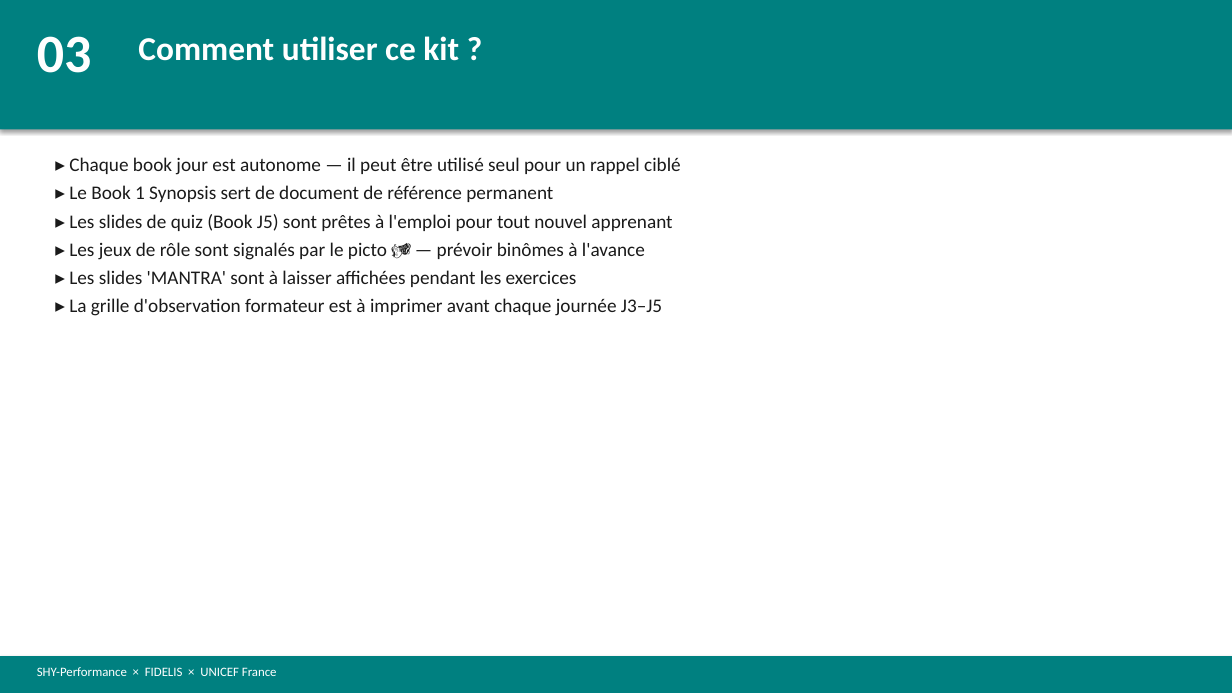
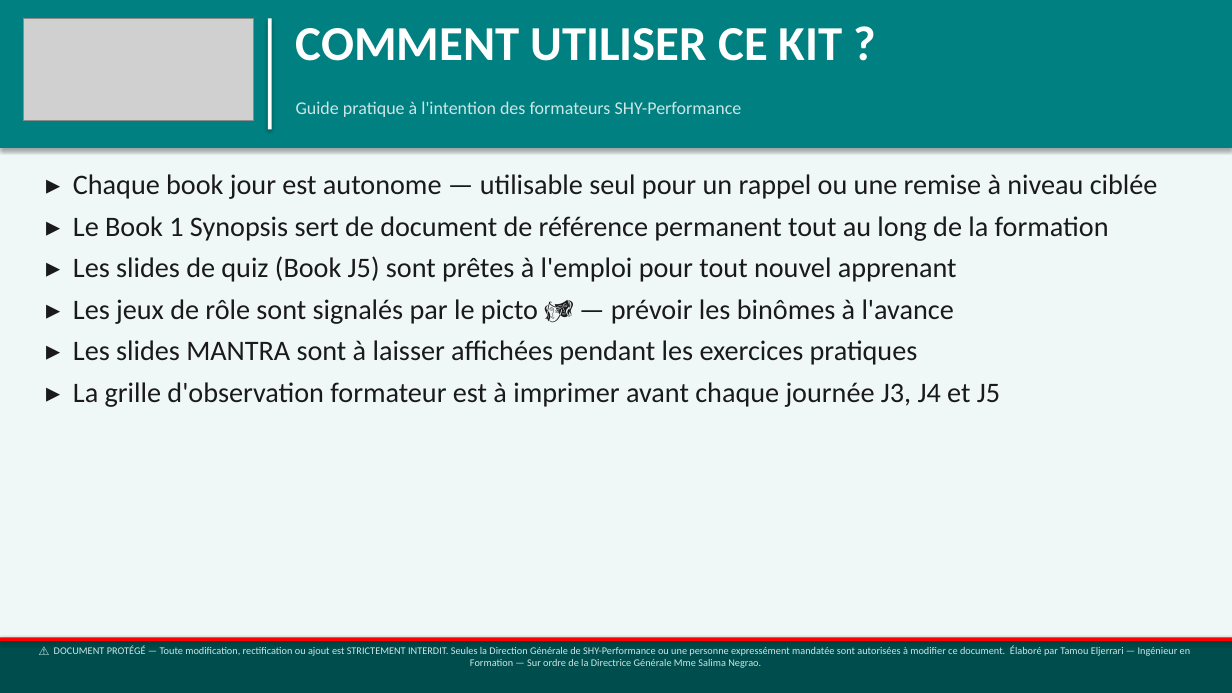
Before and after one commit to madsenfatou-code/fatou, a slide deck: slide 4 of FIM_Book0_FileConducteur.pptx. Drawn at 1232x693 pixels with LibreOffice and Linux fonts; fonts in the diff are those of the drawing; grey boxes stand for pictures. Boxes give left, top, right and bottom in pixels: in the first picture for what was removed or moved away, otherwise in the second. Text is boxed around its words. In the diff, an @@ line names an element or a change of style, - is before the commit and + after.

```diff
--- a/FIM_Book0_FileConducteur.pptx
+++ b/FIM_Book0_FileConducteur.pptx
@@ rectangle: place and size @@
-rectangle at (0, 0, 1232, 129)
+rectangle at (0, 0, 1232, 148)
@@ rectangle added at (0, 0, 1232, 693), fill #F0F7F7 @@
@@ picture added at (23, 18, 253, 120) @@
@@ rectangle added at (268, 18, 272, 129), fill #FFFFFF @@
@@ text at (296, 28, 843, 61): text changed; size 26 to 38 pt @@
-Comment utiliser ce kit ?
+COMMENT UTILISER CE KIT ?
@@ text removed at (37, 36, 92, 73) @@
-03
@@ text at (296, 101, 742, 117): text changed; size 10 to 14 pt; text colour #FFFFFF to #CCE5E5 @@
-SHY-Performance × FIDELIS × UNICEF France
+Guide pratique à l'intention des formateurs SHY-Performance
@@ text "▸ Chaque book jour est ...": place and size @@
-text "▸ Chaque book jour est ..." at (69, 157, 681, 316)
+text "▸ Chaque book jour est ..." at (73, 174, 1158, 407)
@@ text at (73, 174, 1158, 241): text changed; size 15 to 22 pt @@
-▸ Chaque book jour est autonome — il peut être utilisé seul pour un rappel ciblé
-▸ Le Book 1 Synopsis sert de document de référence permanent
+▸ Chaque book jour est autonome — utilisable seul pour un rappel ou une remise à niveau ciblée
+▸ Le Book 1 Synopsis sert de document de référence permanent tout au long de la formation
@@ text at (73, 256, 957, 282): size 15 to 22 pt in "▸ Les slides de quiz (Book J5) ..."; more space between paragraphs @@
@@ text at (73, 299, 1000, 407): text changed; size 15 to 22 pt @@
-▸ Les jeux de rôle sont signalés par le picto 🎭 — prévoir binômes à l'avance
-▸ Les slides 'MANTRA' sont à laisser affichées pendant les exercices
-▸ La grille d'observation formateur est à imprimer avant chaque journée J3–J5
+▸ Les jeux de rôle sont signalés par le picto 🎭 — prévoir les binômes à l'avance
+▸ Les slides MANTRA sont à laisser affichées pendant les exercices pratiques
+▸ La grille d'observation formateur est à imprimer avant chaque journée J3, J4 et J5
@@ rectangle: place and size @@
-rectangle at (0, 656, 1232, 693)
+rectangle at (0, 638, 1232, 693)
@@ rectangle at (0, 638, 1232, 693): fill #008080 to #004D4D @@
@@ rectangle added at (0, 638, 1232, 641), fill #FF0000 @@
@@ text added at (54, 645, 1191, 668), 8 pt, text #CCE5E5 @@
+⚠ DOCUMENT PROTÉGÉ — Toute modification, rectification ou ajout est STRICTEMENT INTERDIT. Seules la Direction Générale de SHY-Performance ou une personne expressément mandatée sont autorisées à modifier ce document. Élaboré par Tamou Eljerrari — Ingénieur en Formation — Sur ordre de la Directrice Générale Mme Salima Negrao.
```
Also in this commit, not shown: 4 other slides changed, 2 slides added, 2 slides removed, 2 other files.
